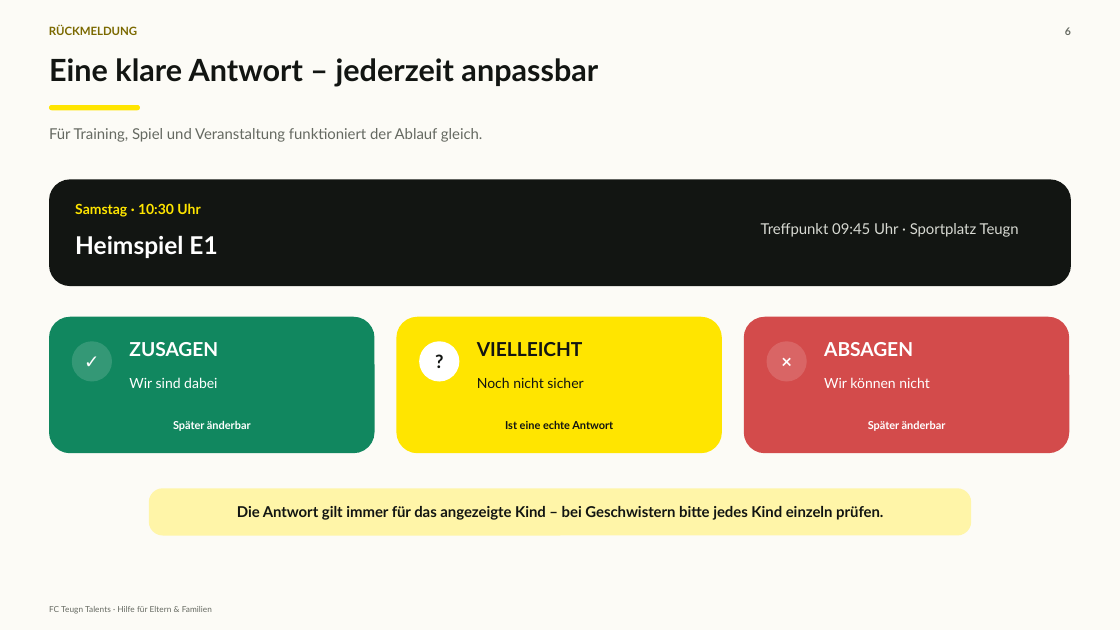
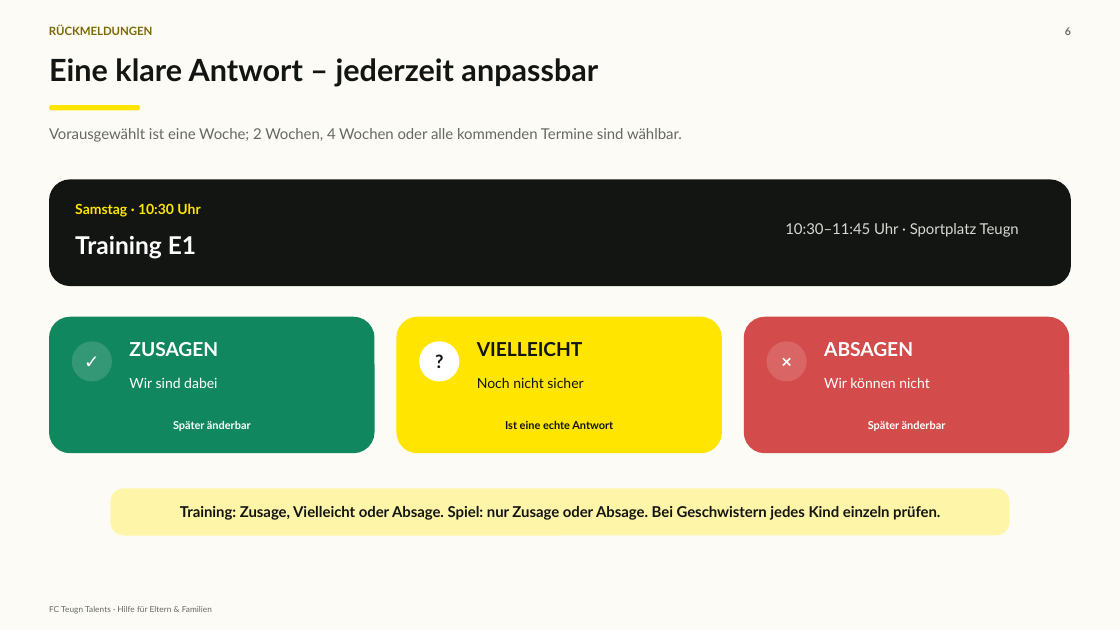
Before and after one commit to tbauer-oss/FC-Teugn, a slide deck: slide 6 of Schulungsunterlagen/Eltern-Hilfe/FC-Teugn-Talents_Eltern-Hilfe.pptx. Drawn at 1120x630 pixels with LibreOffice and Linux fonts; fonts in the diff are those of the drawing. Boxes give left, top, right and bottom in pixels: in the first picture for what was removed or moved away, otherwise in the second. Text is boxed around its words. In the diff, an @@ line names an element or a change of style, - is before the commit and + after.

```diff
--- a/Schulungsunterlagen/Eltern-Hilfe/FC-Teugn-Talents_Eltern-Hilfe.pptx
+++ b/Schulungsunterlagen/Eltern-Hilfe/FC-Teugn-Talents_Eltern-Hilfe.pptx
@@ text at (x1=49, y1=26, x2=152, y2=35): text changed @@
-RÜCKMELDUNG
+RÜCKMELDUNGEN
@@ text at (x1=49, y1=128, x2=682, y2=142): text changed @@
-Für Training, Spiel und Veranstaltung funktioniert der Ablauf gleich.
+Vorausgewählt ist eine Woche; 2 Wochen, 4 Wochen oder alle kommenden Termine sind wählbar.
@@ text at (x1=75, y1=236, x2=196, y2=259): text changed @@
-Heimspiel E1
+Training E1
@@ text at (x1=785, y1=223, x2=1019, y2=237): text changed @@
-Treffpunkt 09:45 Uhr · Sportplatz Teugn
+10:30–11:45 Uhr · Sportplatz Teugn
@@ rounded rectangle resized from (x1=149, y1=488, x2=971, y2=535) to (x1=110, y1=488, x2=1010, y2=535) @@
@@ text at (x1=180, y1=506, x2=940, y2=520): text changed @@
-Die Antwort gilt immer für das angezeigte Kind – bei Geschwistern bitte jedes Kind einzeln prüfen.
+Training: Zusage, Vielleicht oder Absage. Spiel: nur Zusage oder Absage. Bei Geschwistern jedes Kind einzeln prüfen.
```
Also in this commit, not shown: 6 other slides changed, 21 other files.
